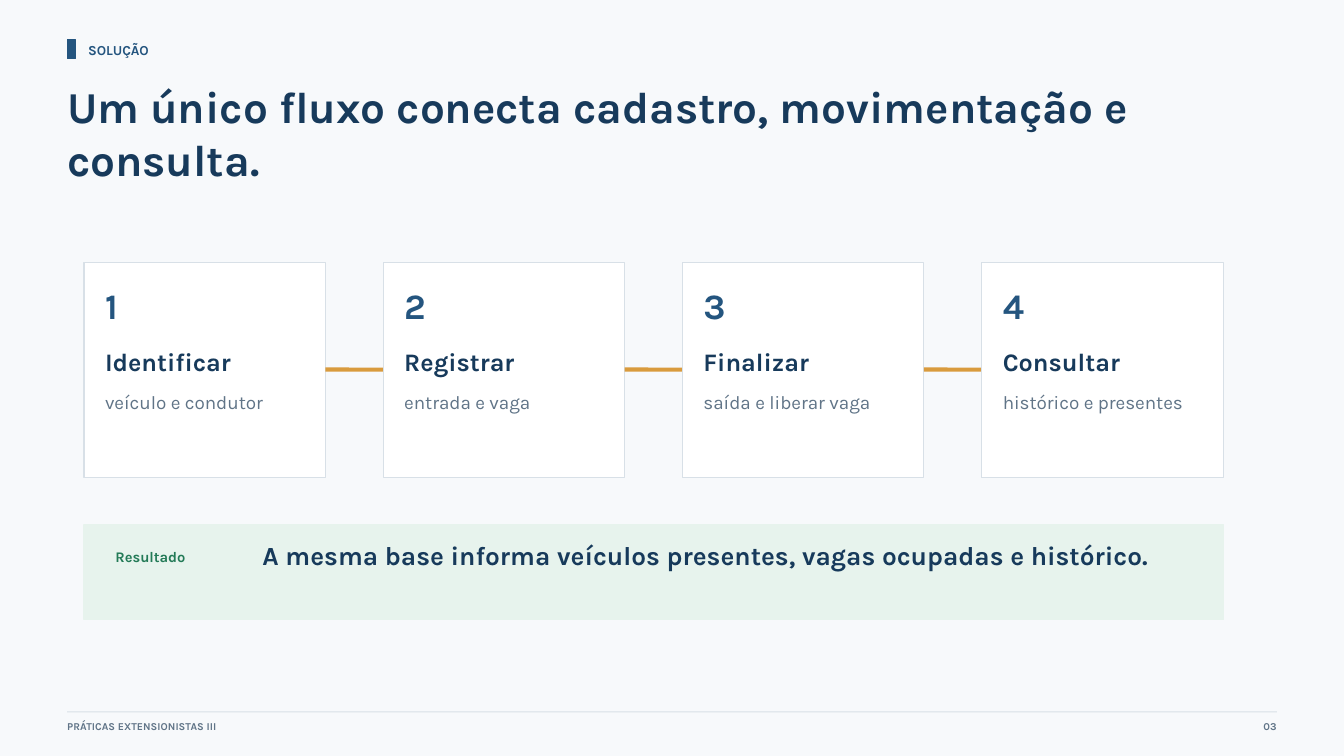
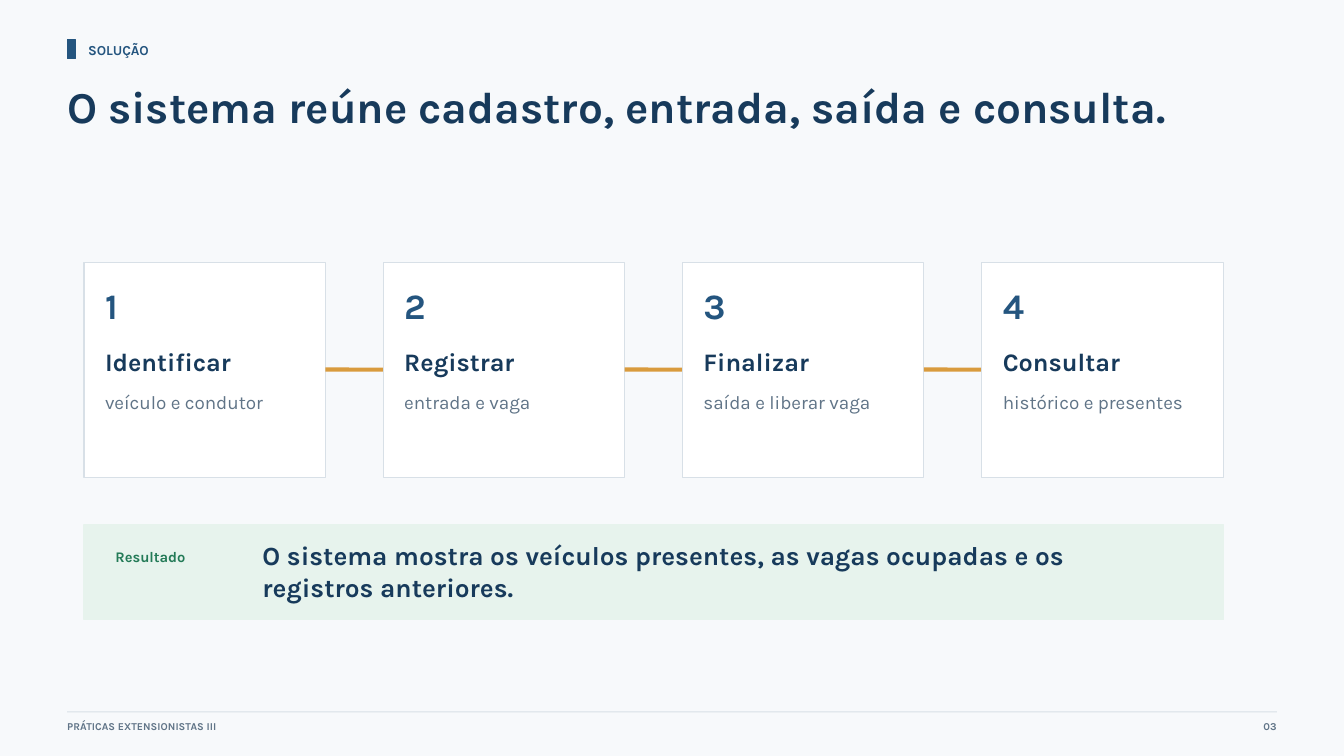
Before and after one commit to rafaeldreyer/sistema-entrada-saida-veiculos, a slide deck: slide 3 of doc/atividade-3/Apresentacao_Atividade_3_Sistema_Veiculos.pptx. Drawn at 1344x756 pixels with LibreOffice and Linux fonts; fonts in the diff are those of the drawing. Boxes give left, top, right and bottom in pixels: in the first picture for what was removed or moved away, otherwise in the second. Text is boxed around its words. In the diff, an @@ line names an element or a change of style, - is before the commit and + after.

```diff
--- a/doc/atividade-3/Apresentacao_Atividade_3_Sistema_Veiculos.pptx
+++ b/doc/atividade-3/Apresentacao_Atividade_3_Sistema_Veiculos.pptx
@@ text at (x1=67, y1=88, x2=1165, y2=129): text changed @@
-Um único fluxo conecta cadastro, movimentação e consulta.
+O sistema reúne cadastro, entrada, saída e consulta.
@@ text at (x1=262, y1=544, x2=1064, y2=603): text changed @@
-A mesma base informa veículos presentes, vagas ocupadas e histórico.
+O sistema mostra os veículos presentes, as vagas ocupadas e os registros anteriores.
```
Also in this commit, not shown: 7 other slides changed, 2 other files.
